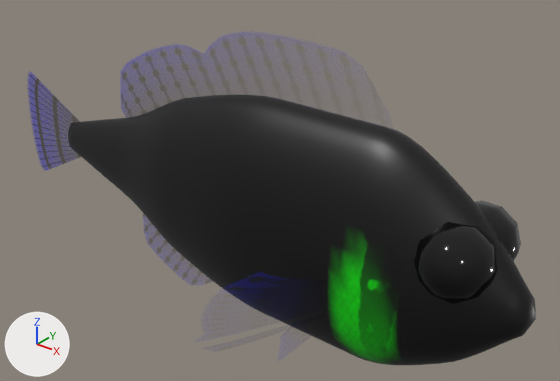
The glTF model app/src/main/assets/models/hawkfish.glb: old version first, new version second.
Camera for both pictures: a camera (50 mm lens) standing at (0.741, -0.789, 0.524) and looking at (0.073, 0.046, 0.006). The lights are fixed; the arrows at lower left show +X, +Y and +Z. The picture after the commit comes second. Where no turn or scale is listed for an object, it has been applied to the vertices. Vertices at exactly the same position are counted once.

In view in the first picture: 'Body', 'EyeL', 'EyeR', 'FinCaudal', 'FinDorsal' and 1 more.
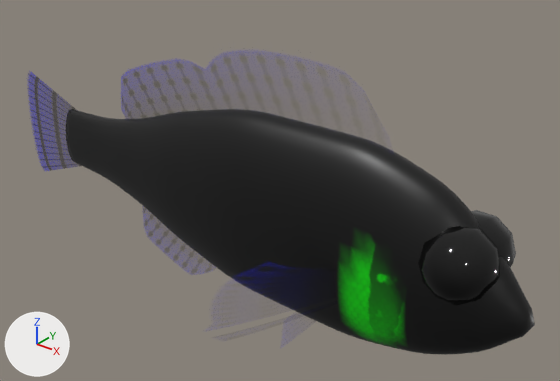
Edits to the bpy script that builds the scene:
```text
Change me_body:
    used by ob_body; location = (0.0, 0.0, 0.0)
    remove me_body.from_pydata(...)  # 1698 vertices, 3392 faces; spans x -0.371..0.5, y -0.082..0.082, z -0.171..0.171
    add me_body.from_pydata(...)  # 1698 vertices, 3392 faces; spans x -0.371..0.5, y -0.06..0.06, z -0.148..0.148
    me_body part 1: 1684 of 1698 vertices moved; they spanned x -0.367..0.5, y -0.082..0.082, z -0.171..0.171 and now span x -0.367..0.5, y -0.06..0.06, z -0.148..0.148; mean shift (0.0, 0.0, -0.001); largest move (0.307, 0.0, 0.165) -> (0.307, 0.0, 0.135)
Change me_eyel:
    used by ob_eyel; location = (0.0, 0.0, 0.0)
    remove me_eyel.from_pydata(...)  # 52 vertices, 100 faces; spans x 0.3526..0.4554, y -0.0196..0.0832, z -0.0073..0.0905
    add me_eyel.from_pydata(...)  # 52 vertices, 100 faces; spans x 0.3526..0.4554, y -0.0322..0.0706, z -0.0159..0.0819
    me_eyel part 2: the whole mesh is moved by (0.0, -0.0126, -0.0086)
Change me_findorsal:
    used by ob_findorsal; location = (0.0, 0.0, 0.0)
    remove me_findorsal.from_pydata(...)  # 261 vertices, 269 faces; spans x -0.228..0.301, y -0.003..0.003, z 0.063..0.281
    add me_findorsal.from_pydata(...)  # 261 vertices, 269 faces; spans x -0.228..0.301, y -0.003..0.003, z 0.06..0.257
    me_findorsal part 3: 261 of 261 vertices moved; they spanned x -0.228..0.301, y -0.003..0.003, z 0.063..0.281 and now span x -0.228..0.301, y -0.003..0.003, z 0.06..0.257; mean shift (0.001, 0.0, -0.022)
```

Boxes [x1, y1, x2, y2] around the edits, measured in the pictures (560 x 381 px):
'Body', reshaped (9% shorter): before [68, 95, 536, 365]; after [66, 109, 535, 355]
'EyeL', moved: before [475, 200, 521, 261]; after [471, 210, 516, 268]
'FinDorsal', reshaped: before [121, 52, 184, 117]; after [121, 66, 187, 119]
